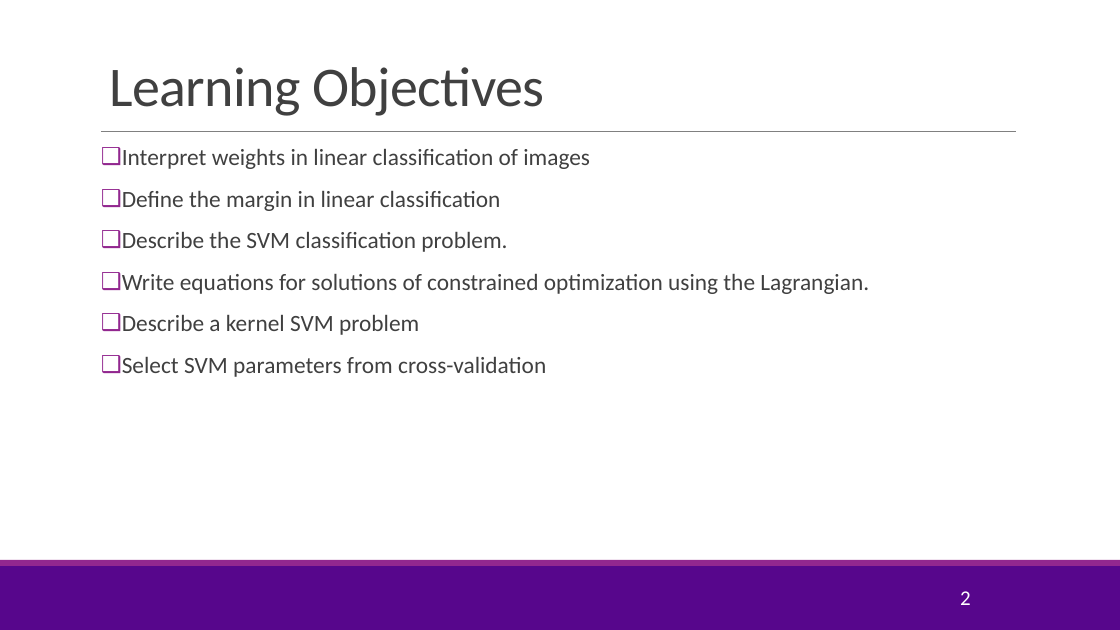
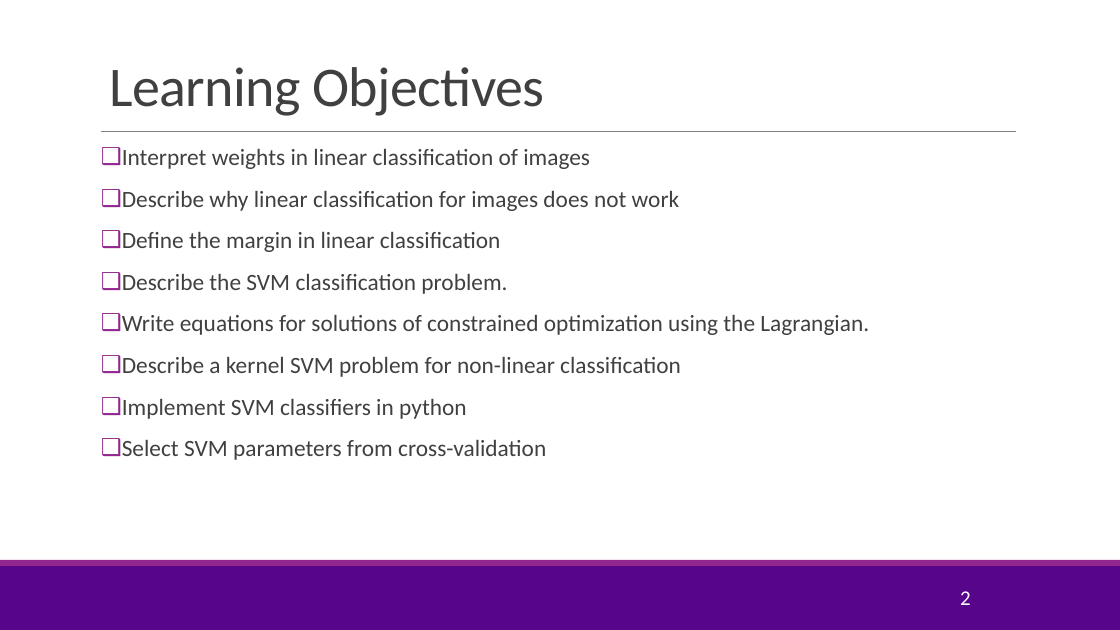
Before and after one commit to sdrangan/introml, a slide deck: slide 2 of lectures/Lect08_SVM.pptx. Drawn at 1120x630 pixels with LibreOffice and Linux fonts; fonts in the diff are those of the drawing; background and template pictures are left out. Boxes give left, top, right and bottom in pixels: in the first picture for what was removed or moved away, otherwise in the second. Text is boxed around its words. In the diff, an @@ line names an element or a change of style, - is before the commit and + after.

Commit message:
Added in-class exercises to SVM

```diff
--- a/lectures/Lect08_SVM.pptx
+++ b/lectures/Lect08_SVM.pptx
@@ text at (122, 191, 680, 211): paragraph added @@
+❑ Describe why linear classification for images does not work
@@ text at (122, 357, 681, 419): text changed @@
-❑ Describe a kernel SVM problem
+❑ Describe a kernel SVM problem for non-linear classification
+❑ Implement SVM classifiers in python
```
Also in this commit, not shown: 17 other slides changed, 6 slides added, 1 slide removed, 2 other files.
